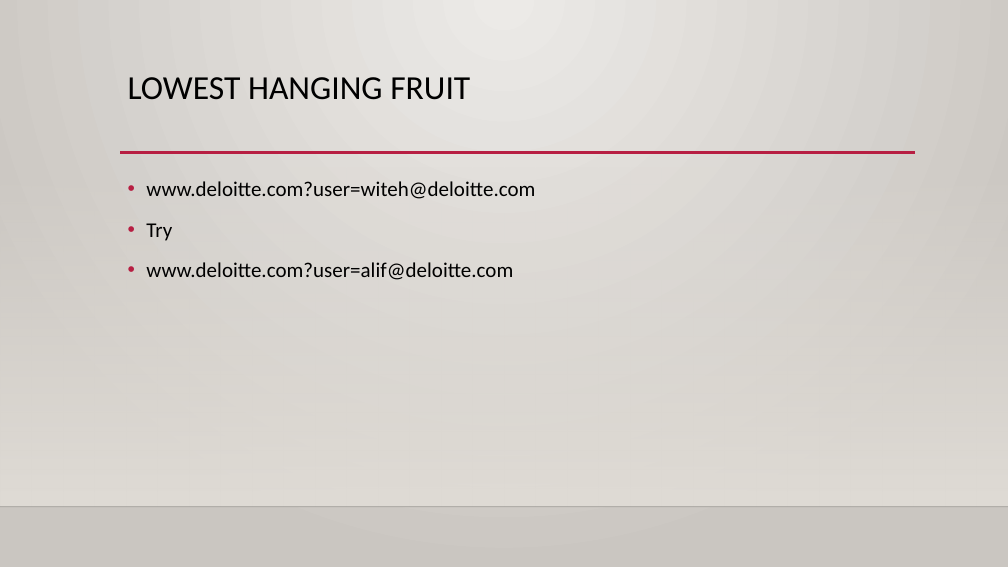
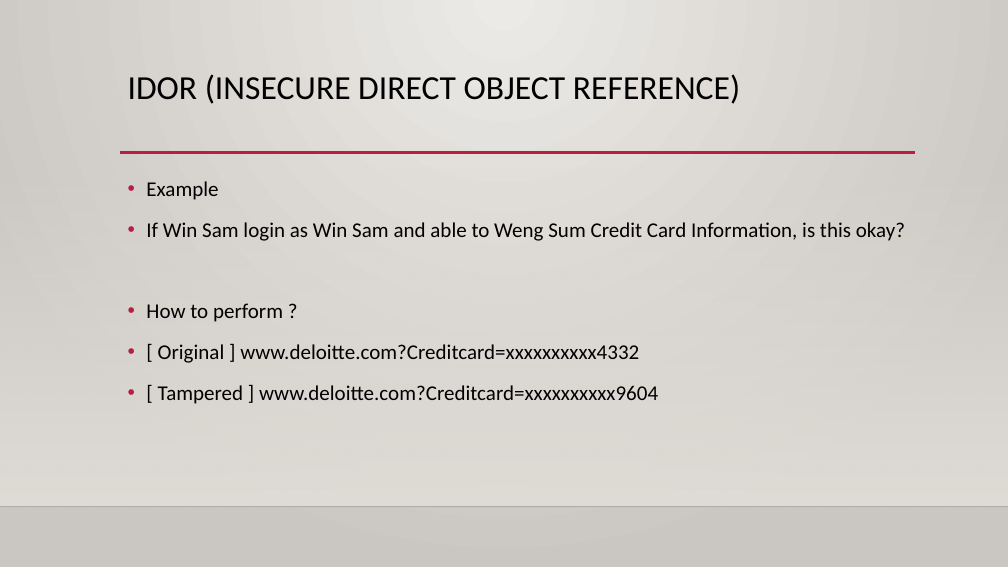
Before and after one commit to Applebois/Presentation-Slides, a slide deck: slide 2 of What Hacker Do In Their Daily Task/Slides.pptx. Drawn at 1008x567 pixels with LibreOffice and Linux fonts; fonts in the diff are those of the drawing; background and template pictures are left out. Boxes give left, top, right and bottom in pixels: in the first picture for what was removed or moved away, otherwise in the second. Text is boxed around its words. In the diff, an @@ line names an element or a change of style, - is before the commit and + after.

```diff
--- a/What Hacker Do In Their Daily Task/Slides.pptx
+++ b/What Hacker Do In Their Daily Task/Slides.pptx
@@ title at [128,74,740,104]: text changed @@
-LOWEST HANGING FRUIT
+IDOR (INSECURE DIRECT OBJECT REFERENCE)
@@ text at [146,181,905,404]: text changed @@
-• www.deloitte.com?user=witeh@deloitte.com
-• Try
-• www.deloitte.com?user=alif@deloitte.com
+• Example
+• If Win Sam login as Win Sam and able to Weng Sum Credit Card Information, is this okay?
+• How to perform ?
+• [ Original ] www.deloitte.com?Creditcard=xxxxxxxxxx4332
+• [ Tampered ] www.deloitte.com?Creditcard=xxxxxxxxxx9604
```
Also in this commit, not shown: 4 other slides changed, 4 slides added.
